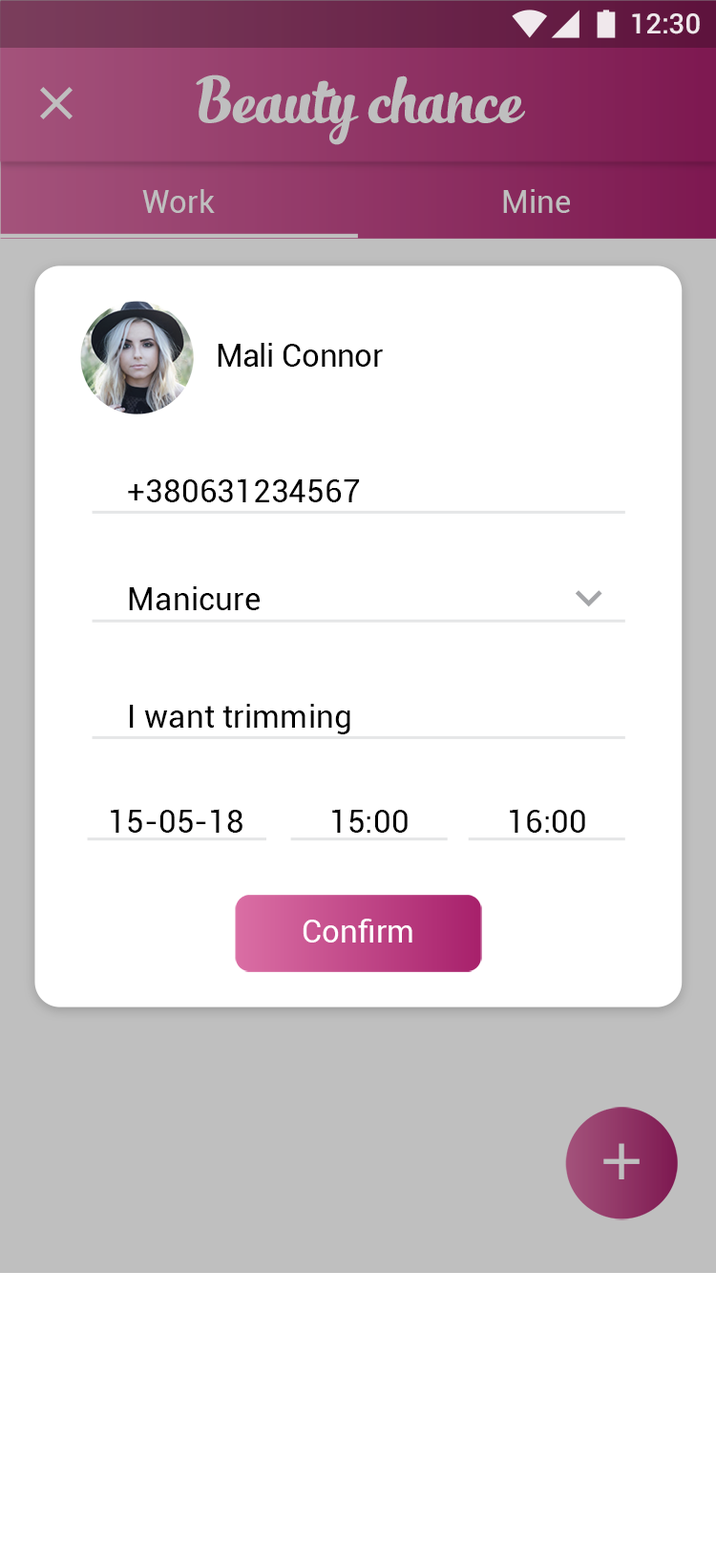
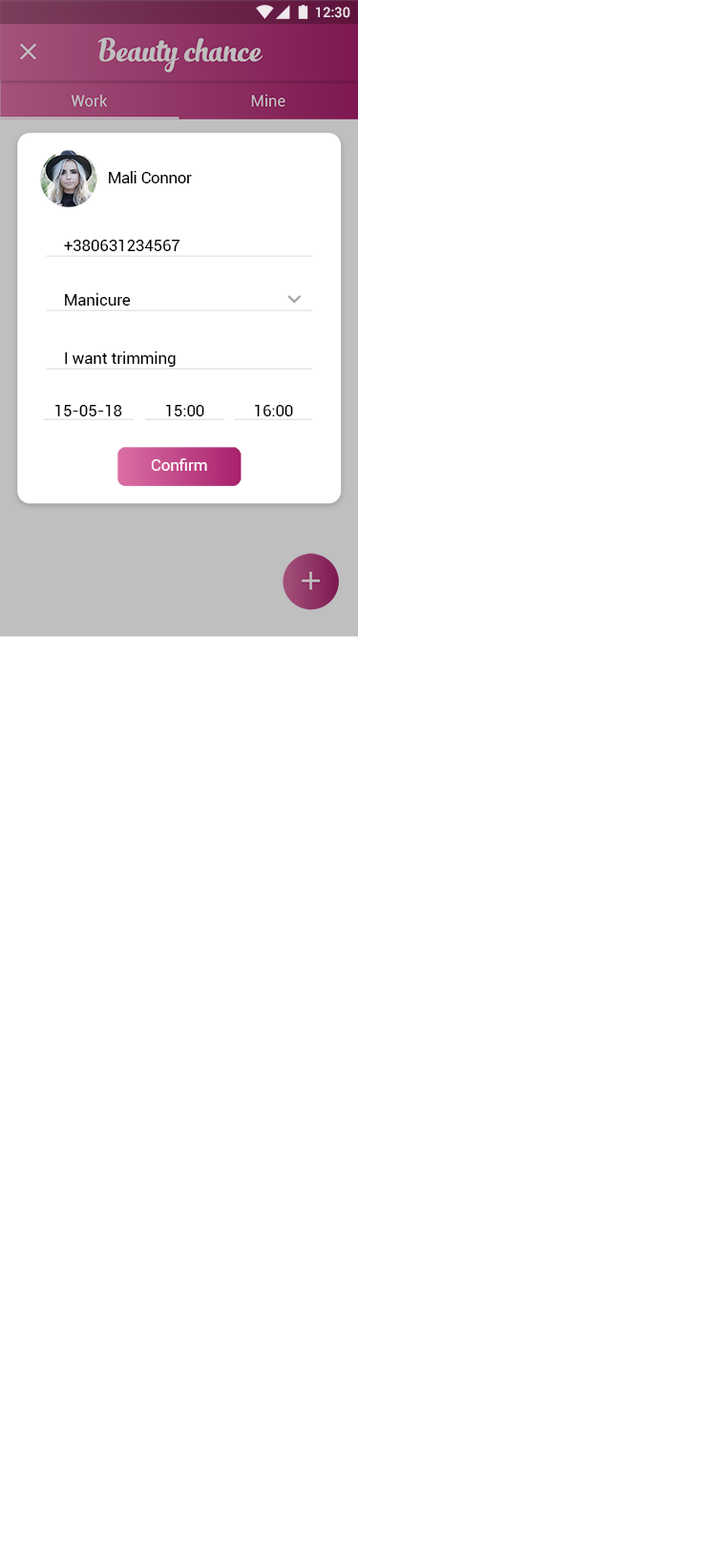
Before/after of a 716 x 1568 layered artwork. What changed in the layer stack:
painted on "Compound Shape" (5th of 17, in "master_list_work_reject" › "Group 1" › "Layer 33" › "<Group>") over [42, 418, 267, 842]
painted on "Date" over [55, 404, 243, 833]
painted on "Compound Shape" (6th of 17, in "master_list_work_reject" › "Group 1" › "Layer 32" › "<Group>") over [233, 418, 626, 842]
painted on "End" over [254, 404, 586, 833]
painted on "Start" over [166, 404, 408, 833]
painted on "Compound Shape" (7th of 17, in "master_list_work_reject" › "Group 1" › "Layer 31" › "<Group>") over [145, 418, 448, 842]
painted on "Phone number" over [63, 239, 361, 503]
painted on "Compound Shape" (8th of 17, in "master_list_work_reject" › "Group 1" › "Layer 29") over [45, 254, 626, 514]
painted on "Layer 42" over [40, 149, 194, 415]
painted on "Enroll" over [150, 458, 413, 943]
painted on "<Group>" (4th of 9, in "master_list_work_reject" › "Group 1" › "Group 4" › "Layer 24") over [117, 446, 483, 973]
painted on "Description" over [64, 351, 351, 735]
painted on "Compound Shape" (10th of 17, in "master_list_work_reject" › "Group 1" › "Layer 20") over [45, 367, 626, 740]
painted on "-e-arrow" over [287, 295, 603, 608]
painted on "Work type" over [64, 293, 260, 611]
painted on "Compound Shape" (11th of 17, in "master_list_work_reject" › "Group 1" › "Layer 17") over [45, 309, 626, 623]
painted on "Name" over [108, 170, 383, 367]
painted on "Compound Shape" (12th of 17, in "master_list_work_reject" › "Group 1" › "Layer 15") over [17, 132, 683, 1008]
painted on "Compound Shape" (13th of 17, in "master_list_work_reject" › "top" › "Layer 14" › "<Group>" › "<Group>") over [297, 4, 616, 39]
painted on "12:30" over [316, 6, 700, 35]
painted on "Compound Shape" (16th of 17, in "master_list_work_reject" › "top") over [0, 0, 716, 48]
painted on "Compound Shape copy" over [0, 0, 716, 1273]
painted on "-e-logo" over [0, 0, 716, 1221]
…and 2 more changes (2 painted)
